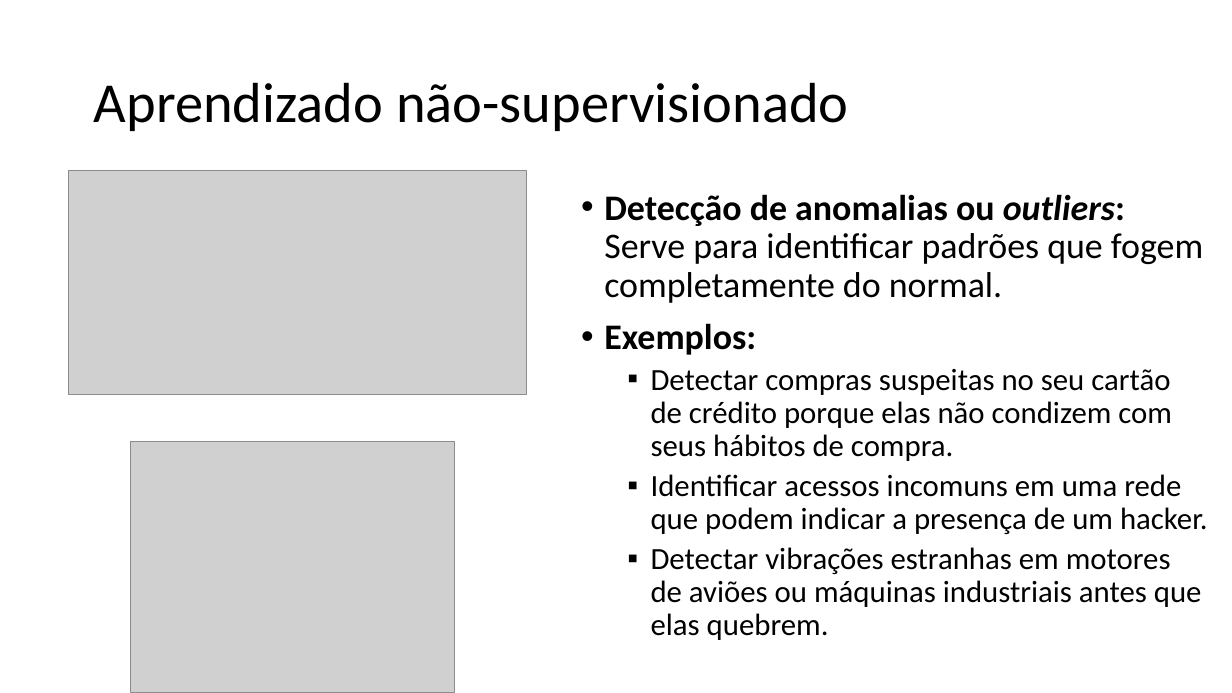
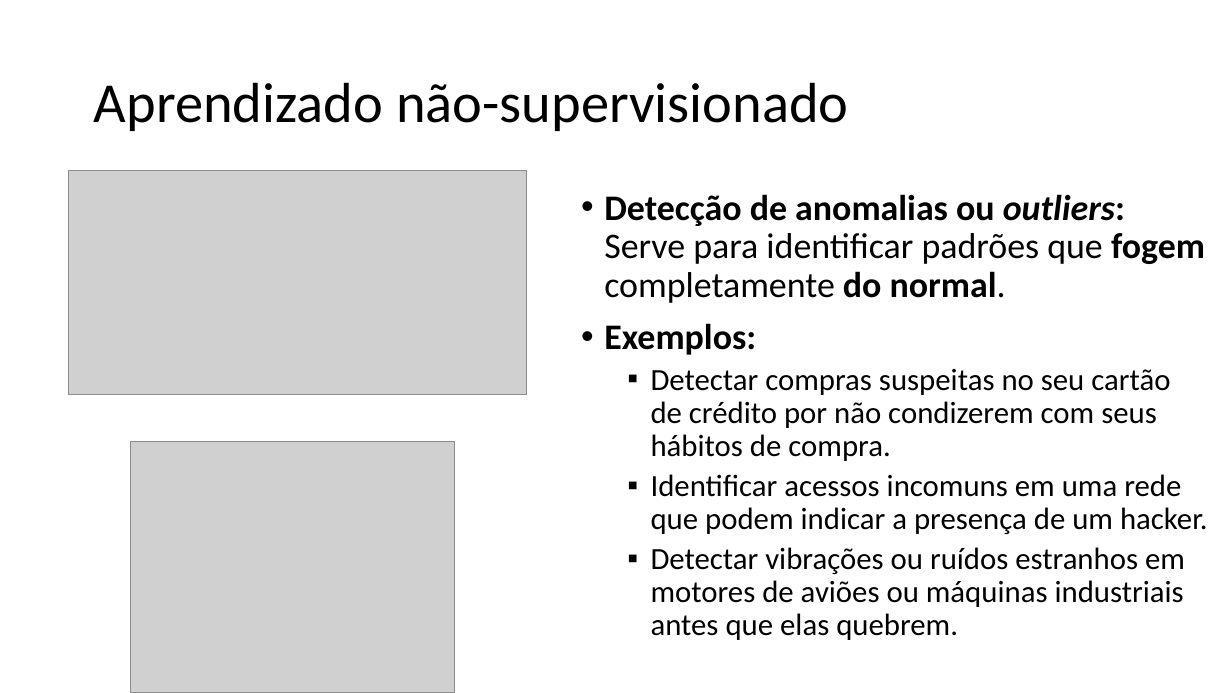
Before and after one commit to zz4fap/c24_inteligencia_artificial, a slide deck: slide 28 of slides/C24_Paradigmas.pptx (slide 20 before the commit). Drawn at 1232x693 pixels with LibreOffice and Linux fonts; fonts in the diff are those of the drawing; grey boxes stand for pictures. Boxes give left, top, right and bottom in pixels: in the first picture for what was removed or moved away, otherwise in the second. Text is boxed around its words. In the diff, an @@ line names an element or a change of style, - is before the commit and + after.

```diff
--- a/slides/C24_Paradigmas.pptx
+++ b/slides/C24_Paradigmas.pptx
@@ text at (604,194,1205,303): bold on in "fogem do normal." @@
@@ text at (651,369,1170,461): text changed @@
-  ▪ Detectar compras suspeitas no seu cartão de crédito porque elas não condizem com seus hábitos de compra.
+  ▪ Detectar compras suspeitas no seu cartão de crédito por não condizerem com seus hábitos de compra.
@@ text at (651,547,1185,640): text changed @@
-  ▪ Detectar vibrações estranhas em motores de aviões ou máquinas industriais antes que elas quebrem.
+  ▪ Detectar vibrações ou ruídos estranhos em motores de aviões ou máquinas industriais antes que elas quebrem.
```
Also in this commit, not shown: 15 other slides changed, 10 slides added, 1 slide removed, 1 other file.
